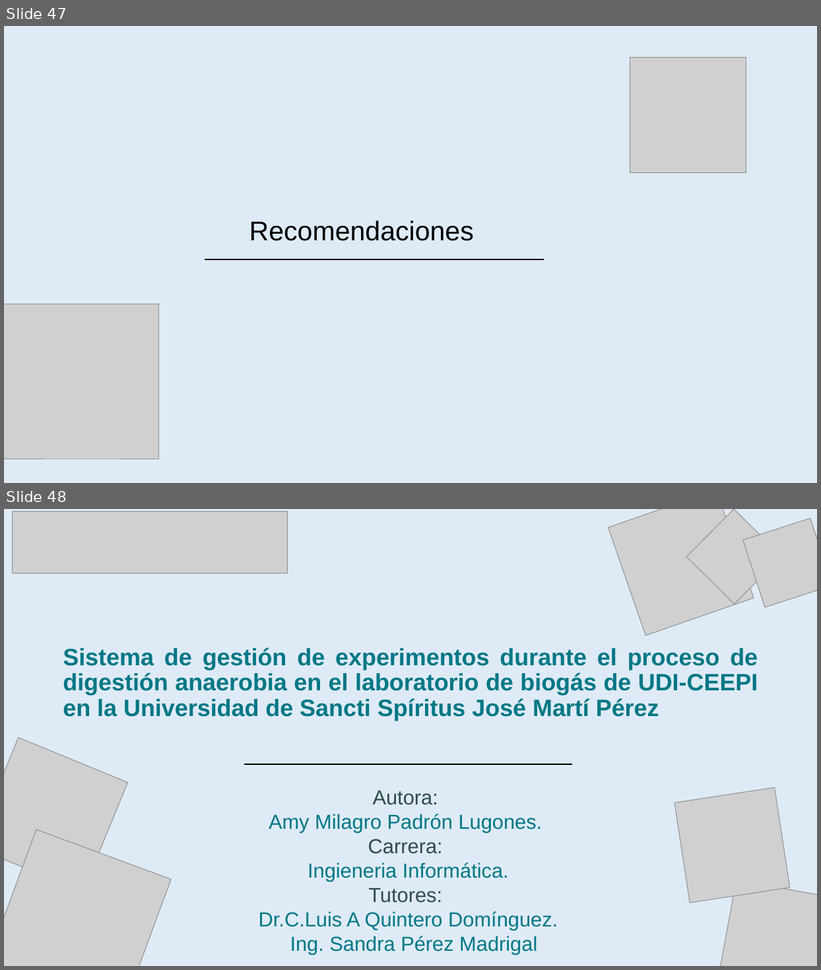
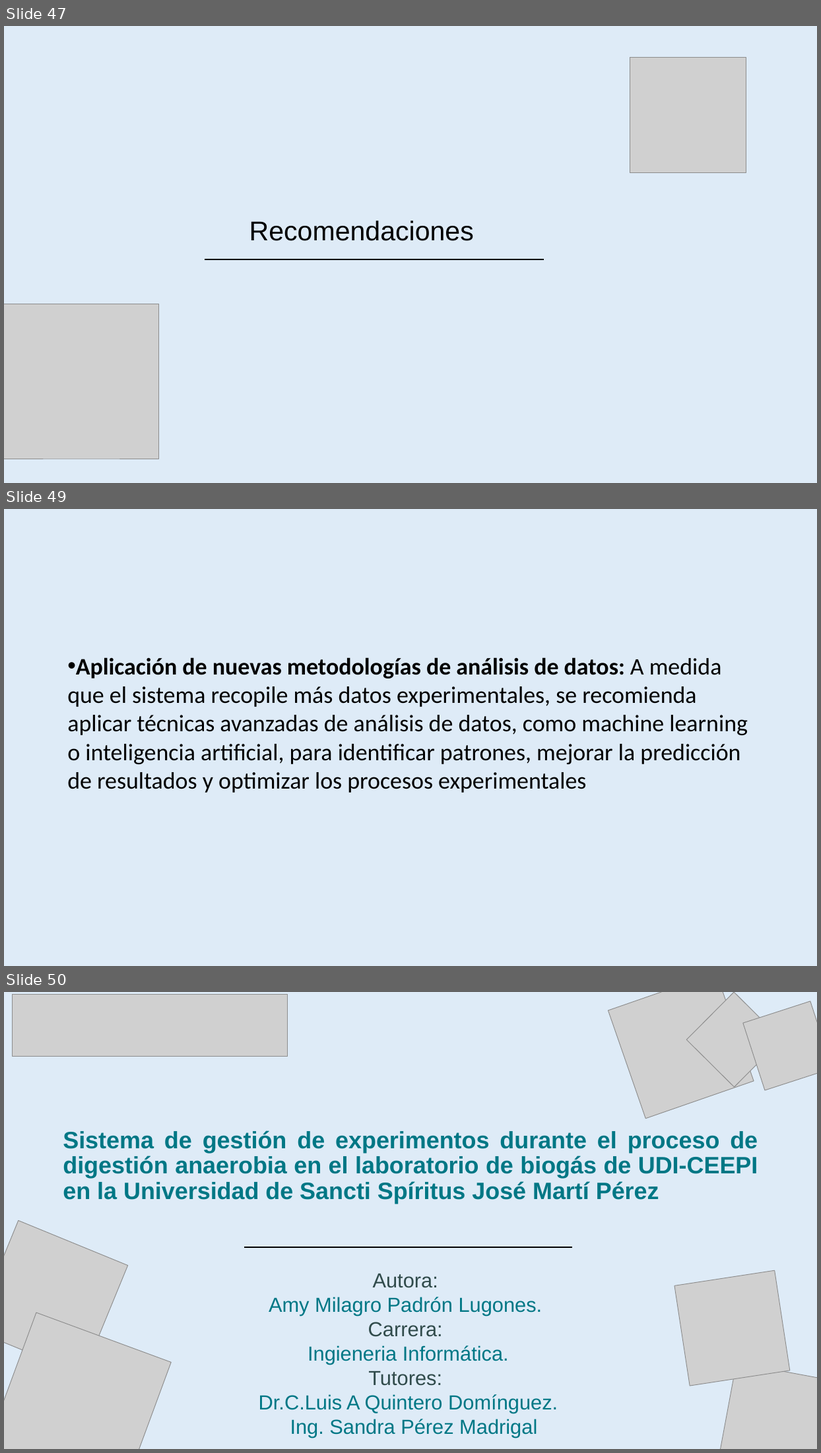
Before and after one commit to amypadron/prower_tesis, a slide deck: Digestión anaerobía.Original.pptx. Shown one above the other, each under a label of ours: slides 47 and 48 before the commit, slides 47, 49 and 50 after it; the slides between them are not shown. The pictures are 821x970 and 821x1453 pixels, drawn with LibreOffice and Linux fonts; fonts in the diff are those of the drawing; grey boxes stand for pictures. Boxes give left, top, right and bottom in pixels: in the first picture for what was removed or moved away, otherwise in the second. Text is boxed around its words. In the diff, an @@ line names an element or a change of style, - is before the commit and + after.

```diff
--- a/Digestión anaerobía.Original.pptx
+++ b/Digestión anaerobía.Original.pptx
@@ slide 49 added at (4,509,817,966), background #DEEBF7 @@
@@ text added at (67,657,748,793), 28 pt, text #000000 @@
+• Aplicación de nuevas metodologías de análisis de datos: A medida que el sistema recopile más datos experimentales, se recomienda aplicar técnicas avanzadas de análisis de datos, como machine learning o inteligencia artificial, para identificar patrones, mejorar la predicción de resultados y optimizar los procesos experimentales
@@ what was slide 48 is now slide 50 @@
```
Also in this commit, not shown: 1 slide changed, 3 other slides added, 1 slide removed.
